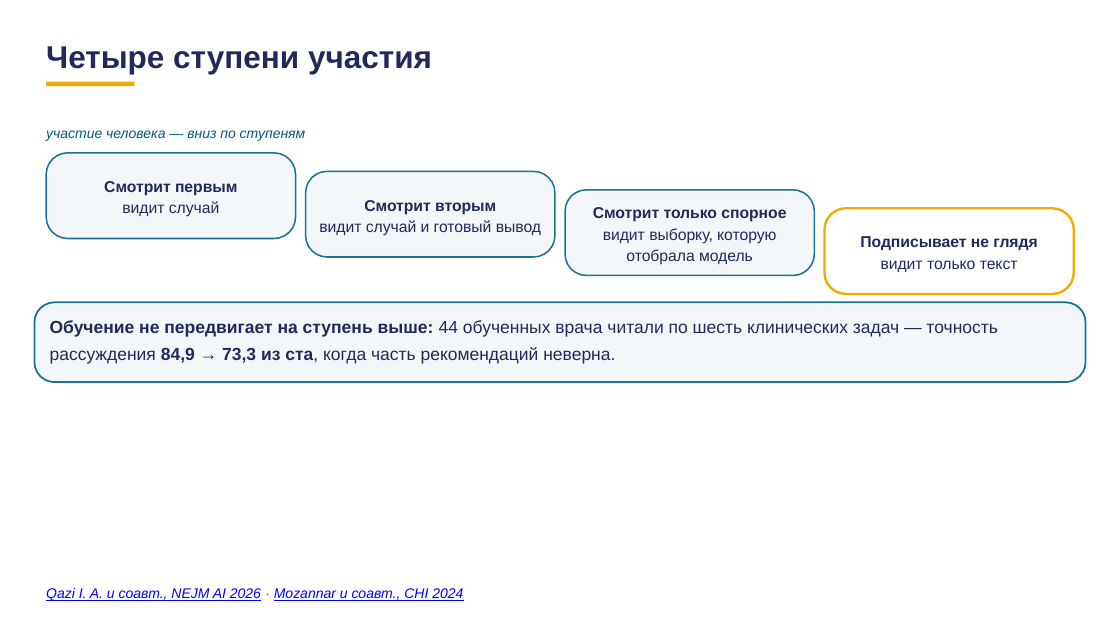
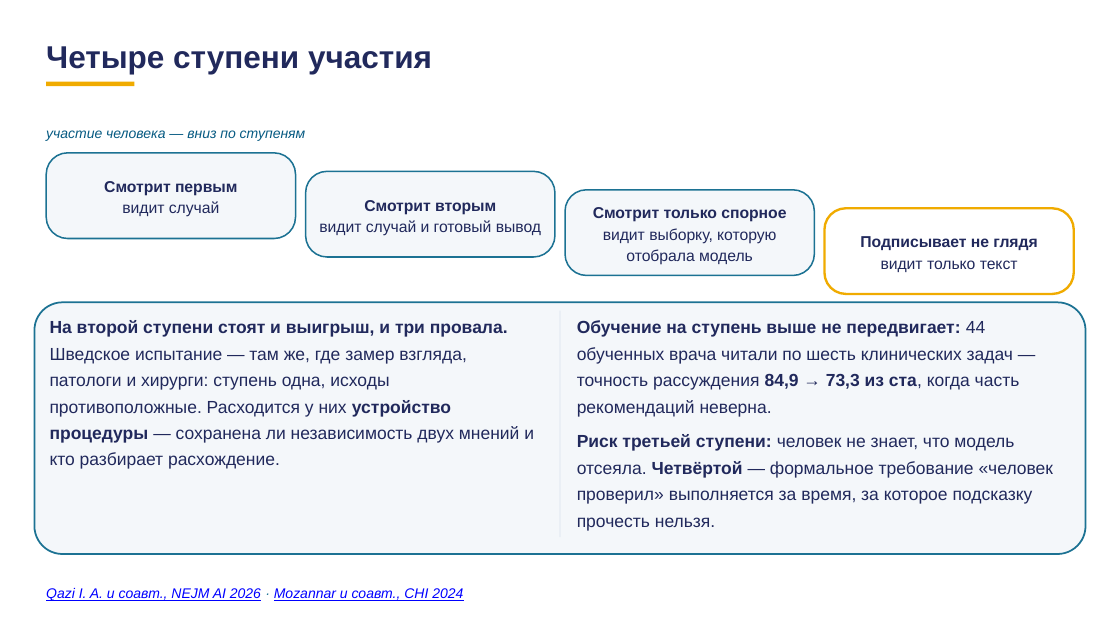
Before and after one commit to tellina-study/AI-usage-lessons, a slide deck: slide 23 of library/lectures/lec-07/rework/deck/lec-07-karkas.pptx. Drawn at 1120x630 pixels with LibreOffice and Linux fonts; fonts in the diff are those of the drawing. Boxes give left, top, right and bottom in pixels: in the first picture for what was removed or moved away, otherwise in the second. Text is boxed around its words. In the diff, an @@ line names an element or a change of style, - is before the commit and + after.

```diff
--- a/library/lectures/lec-07/rework/deck/lec-07-karkas.pptx
+++ b/library/lectures/lec-07/rework/deck/lec-07-karkas.pptx
@@ rounded rectangle: place and size @@
-rounded rectangle at (34, 302, 1086, 382)
+rounded rectangle at (34, 302, 1086, 555)
@@ rounded rectangle at (34, 302, 1086, 555): proportions changed @@
@@ text added at (50, 320, 534, 469), 15 pt, text #21295C @@
+На второй ступени стоят и выигрыш, и три провала. Шведское испытание — там же, где замер взгляда, патологи и хирурги: ступень одна, исходы противоположные. Расходится у них устройство процедуры — сохранена ли независимость двух мнений и кто разбирает расхождение.
@@ rectangle added at (560, 311, 560, 538), fill #D9E2EC @@
@@ text at (577, 320, 1054, 531): text changed @@
-Обучение не передвигает на ступень выше: 44 обученных врача читали по шесть клинических задач — точность рассуждения 84,9 → 73,3 из ста, когда часть рекомендаций неверна.
+Обучение на ступень выше не передвигает: 44 обученных врача читали по шесть клинических задач — точность рассуждения 84,9 → 73,3 из ста, когда часть рекомендаций неверна.
+Риск третьей ступени: человек не знает, что модель отсеяла. Четвёртой — формальное требование «человек проверил» выполняется за время, за которое подсказку прочесть нельзя.
```
Also in this commit, not shown: 11 other slides changed, 3 slides added, 3 slides removed, 3 other files.
